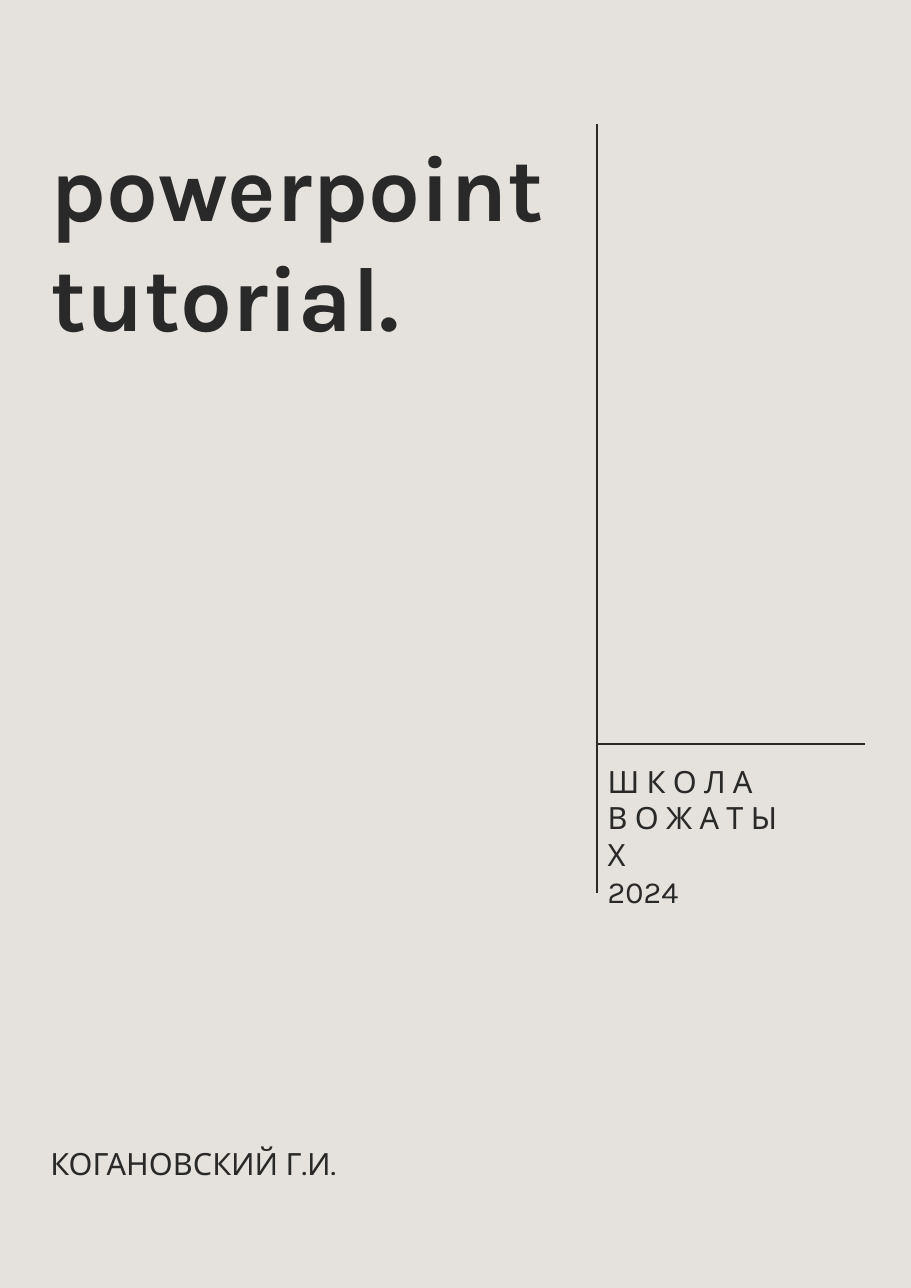
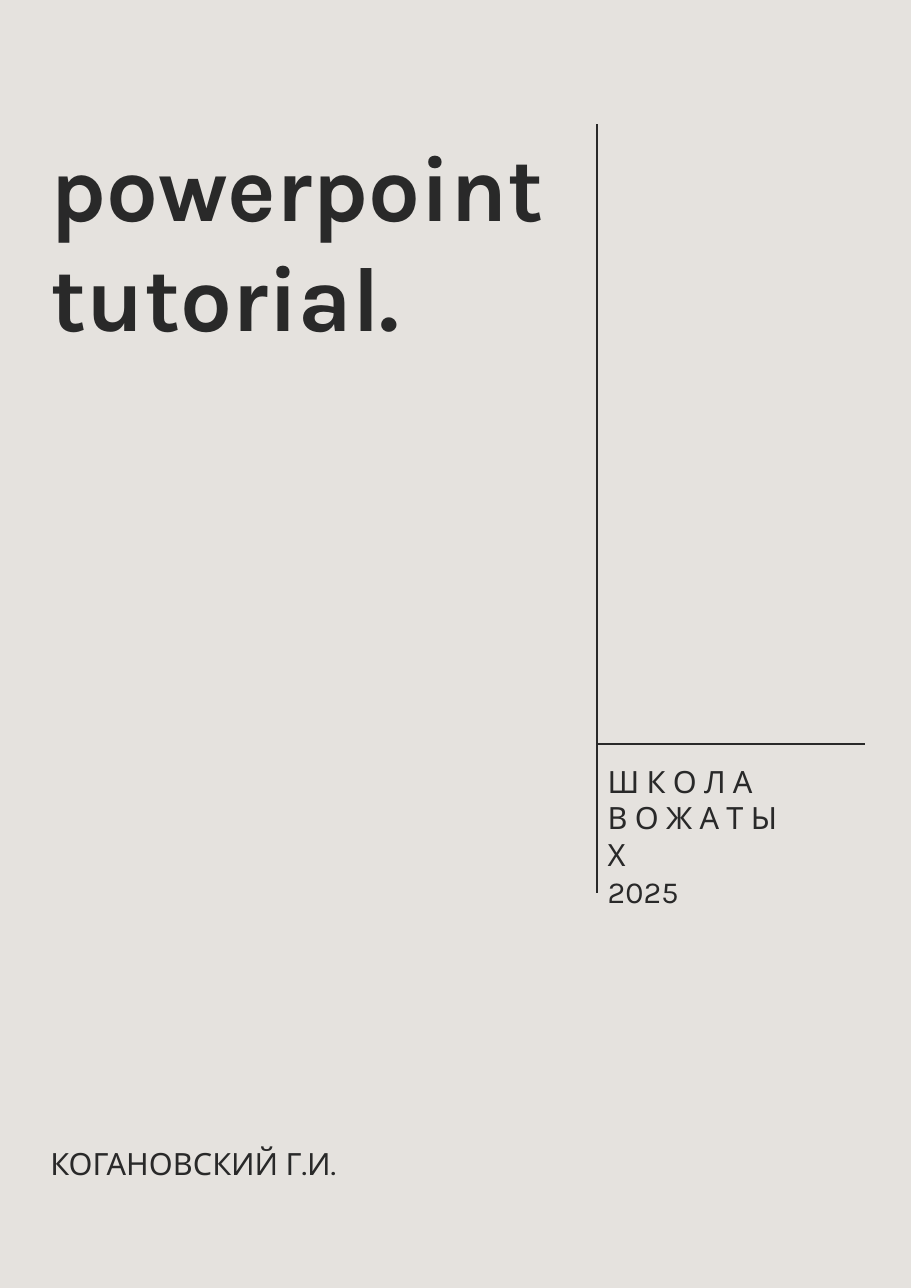
Before and after one commit to GregoryKogan/powerpoint-tutorial, a slide deck: slide 1 of assets/title-page/tp-template.pptx. Drawn at 911x1288 pixels with LibreOffice and Linux fonts; fonts in the diff are those of the drawing. Boxes give left, top, right and bottom in pixels: in the first picture for what was removed or moved away, otherwise in the second. Text is boxed around its words. In the diff, an @@ line names an element or a change of style, - is before the commit and + after.

```diff
--- a/assets/title-page/tp-template.pptx
+++ b/assets/title-page/tp-template.pptx
@@ text at [608,883,679,904]: text changed @@
-2024
+2025
```
Also in this commit, not shown: 1 other slide changed, 1 other file.
